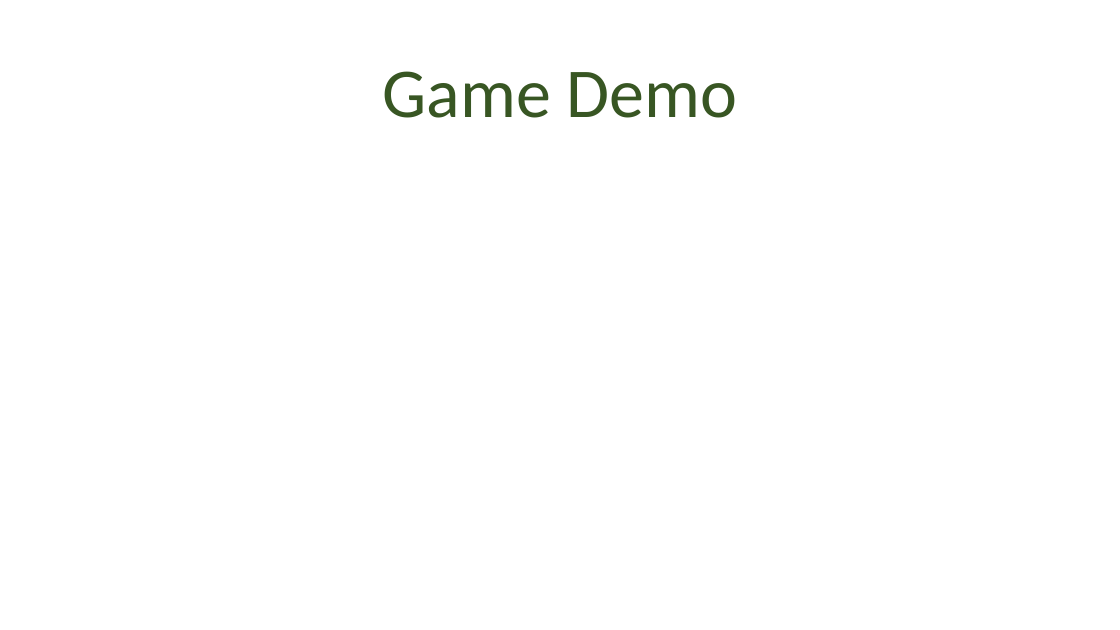
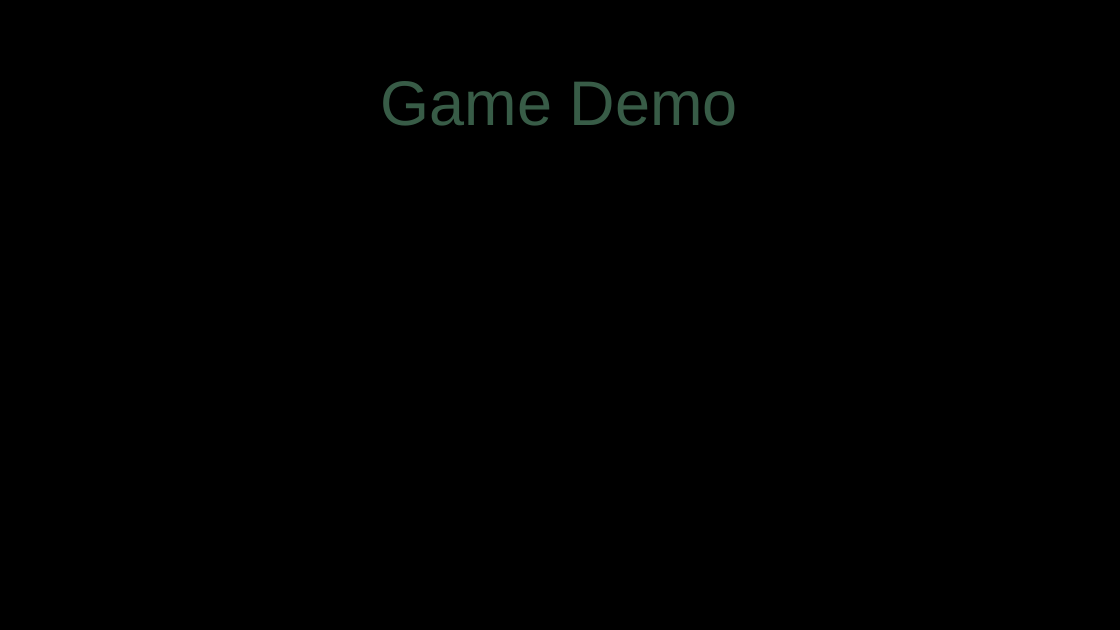
Before and after one commit to EliAnonymouse17/GDAfinal, a slide deck: slide 4 of Documentation/PresentationAlpha.pptx. Drawn at 1120x630 pixels with LibreOffice and Linux fonts; fonts in the diff are those of the drawing; background and template pictures are left out. Boxes give left, top, right and bottom in pixels: in the first picture for what was removed or moved away, otherwise in the second. Text is boxed around its words. In the diff, an @@ line names an element or a change of style, - is before the commit and + after.

```diff
--- a/Documentation/PresentationAlpha.pptx
+++ b/Documentation/PresentationAlpha.pptx
@@ background #FFFFFF to picture (left out) @@
@@ title "Game Demo": place and size @@
-title "Game Demo" at (382,71,738,118)
+title "Game Demo" at (381,81,738,126)
@@ title "Game Demo" at (381,81,738,126): size 60 to 54 pt, font Calibri to Arial, text colour #385723 to #385C47, letter outline none to #404040 0.75 pt; line spacing 0.9 to 1 @@
```
Also in this commit, not shown: 11 other slides changed, 4 other files.
